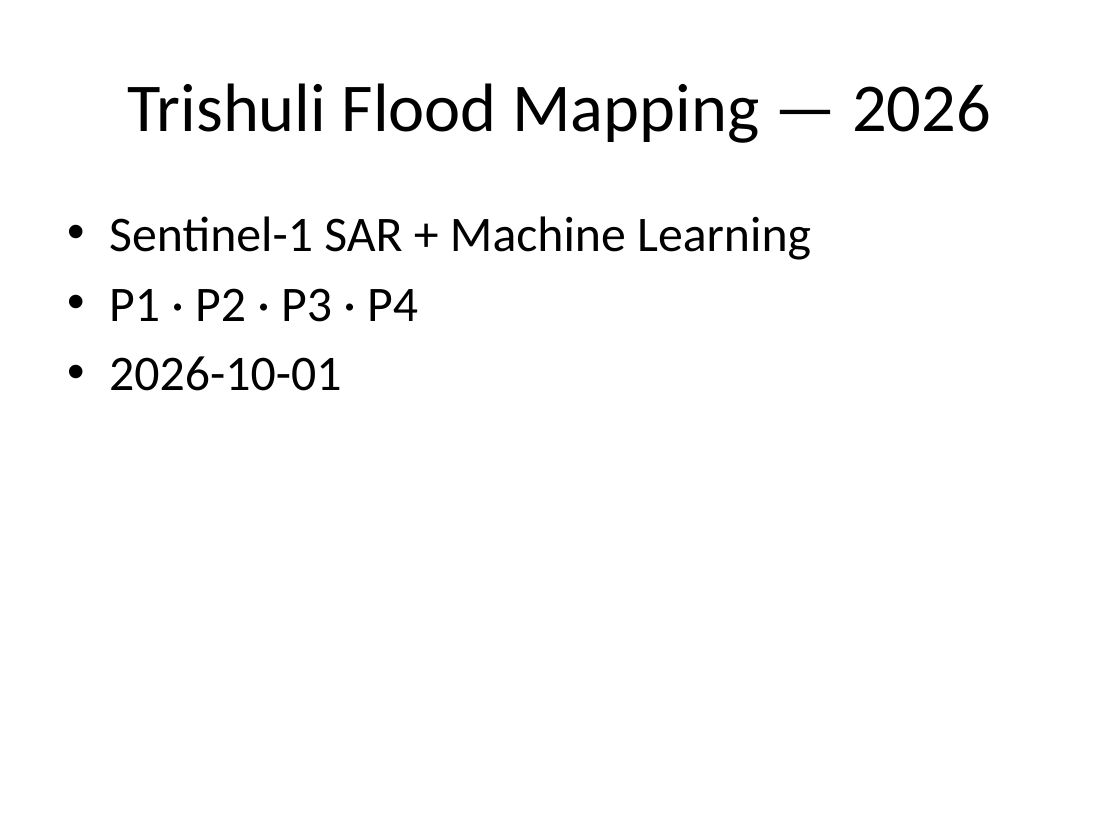
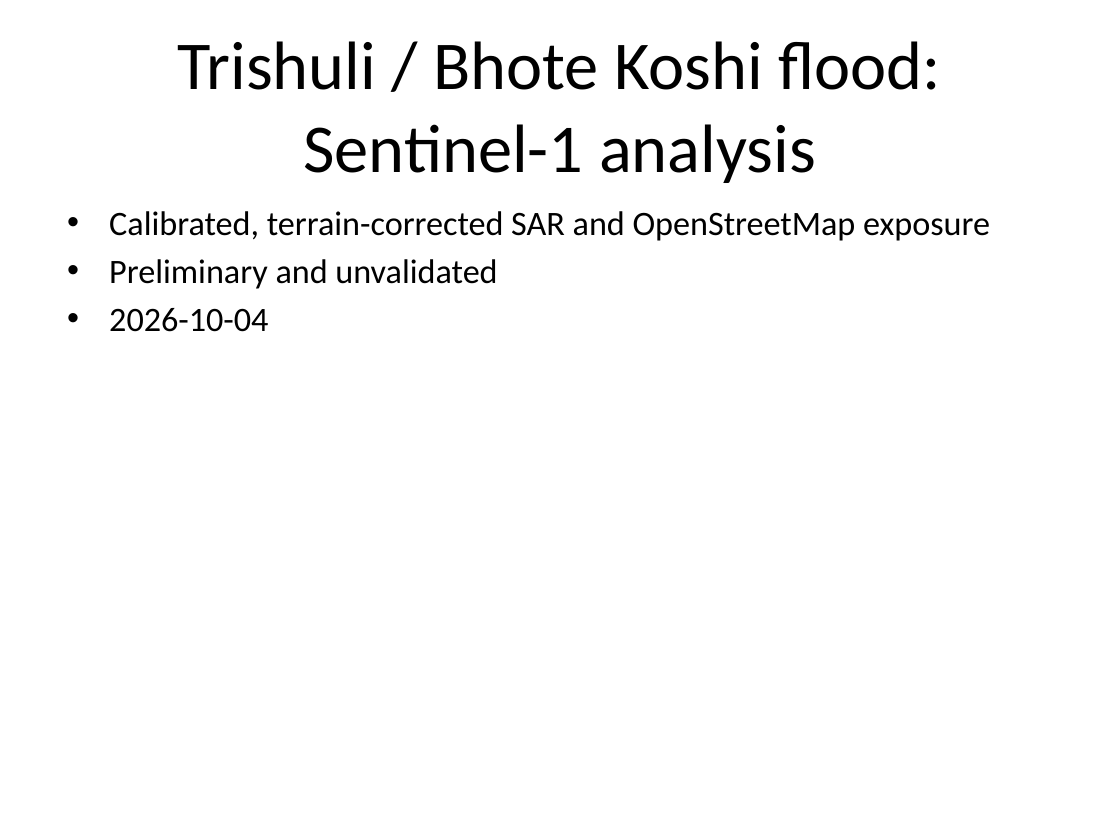
Before and after one commit to MANIKANTH678/trishuli-flood-mapping, a slide deck: slide 1 of outputs/presentation.pptx. Drawn at 1120x840 pixels with LibreOffice and Linux fonts; fonts in the diff are those of the drawing. Boxes give left, top, right and bottom in pixels: in the first picture for what was removed or moved away, otherwise in the second. Text is boxed around its words. In the diff, an @@ line names an element or a change of style, - is before the commit and + after.

```diff
--- a/outputs/presentation.pptx
+++ b/outputs/presentation.pptx
@@ title at (178, 41, 942, 183): text changed @@
-Trishuli Flood Mapping — 2026
+Trishuli / Bhote Koshi flood: Sentinel-1 analysis
@@ text at (109, 211, 990, 332): text changed; size 32 to 22 pt @@
-• Sentinel-1 SAR + Machine Learning
-• P1 · P2 · P3 · P4
-• 2026-10-01
+• Calibrated, terrain-corrected SAR and OpenStreetMap exposure
+• Preliminary and unvalidated
+• 2026-10-04
```
Also in this commit, not shown: 6 other slides changed, 3 slides added, 3 slides removed, 1 other file.
